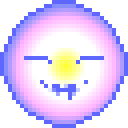
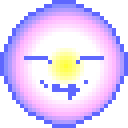
Layered file, before and after one edit (w=128, h=128). Changes by layer:
painted on "Layer 2" over (48, 80, 88, 96)
